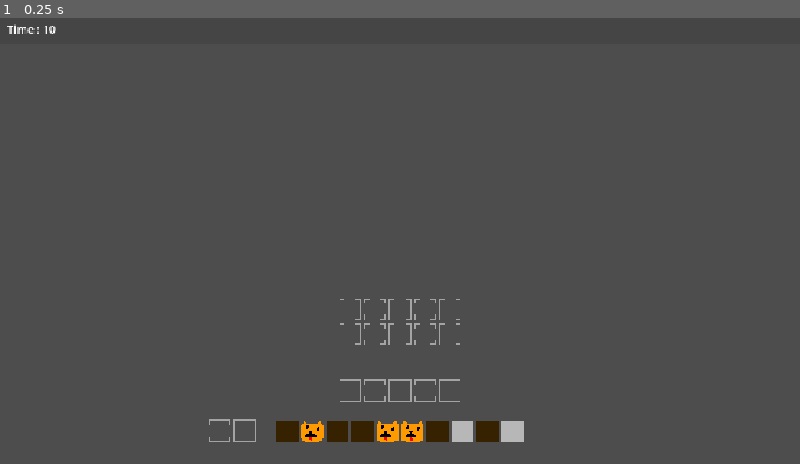
Above: before the commit, frame 1.
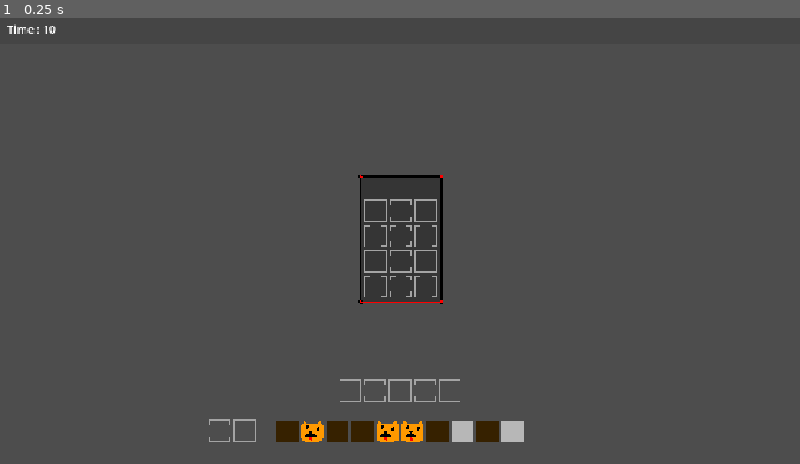
Above: after the commit, the same moment.

Repository: TobiHudi/Liberio
Game: Godot game, scene res://scenes/levels/main.tscn
Same seed, same stepped clock (60 frames per second), same inputs: the game is played once before the commit and once after it.
Inputs:
- Up to frame 1 (0.25 s): no input

The runs differ from the first frame. In frame 1, 0.7% of the frame differs, in the area x 42-58%, y 35-74%.

Commit message:
Animations and refining inventory system
Mehr Animationen wurden hinzugefuegt. Mehr Timer und eine Anzeige fuer das entleeren der shelves wurde kreiert.

Diff:
--- a/prototype-17082026/project.godot
+++ b/prototype-17082026/project.godot
@@ -18,11 +18,20 @@
 
 EventBus="*uid://clql50oxupkh6"
 GameManager="*uid://dnkxfcp664mrr"
+CheatScript="*uid://befbmafxc8gqh"
 
 [display]
 
 window/stretch/mode="canvas_items"
 window/stretch/aspect="expand"
+
+[input]
+
+cheat_button={
+"deadzone": 0.2,
+"events": [Object(InputEventKey,"resource_local_to_scene":false,"resource_name":"","device":-1,"window_id":0,"alt_pressed":false,"shift_pressed":false,"ctrl_pressed":false,"meta_pressed":false,"pressed":false,"keycode":0,"physical_keycode":67,"key_label":0,"unicode":99,"location":0,"echo":false,"script":null)
+]
+}
 
 [physics]
 
--- a/prototype-17082026/resources/scripts/game_objects/shelf.gd
+++ b/prototype-17082026/resources/scripts/game_objects/shelf.gd
@@ -3,16 +3,31 @@
 @export var allowed_item : String
 @export var bonus_time : float
 @export var penalty_time : float
+@export var clear_shelf_time : float
+
+var timer : Timer = Timer.new()
+var label : Label = Label.new()
 
 func _ready() -> void:
+
 	super._ready()
 	can_replace_item_slot = false
 	can_take_item_out_of_slot = false
 	for slot in slot_container.get_children():
 		if slot is TextureButton:
-			slot.button_down.connect(check_shelf_status.bind(slot))
+			slot.button_down.connect(check_shelf_status)
+	timer.one_shot = true
+	add_child(timer)
 
-func check_shelf_status(_slot : TextureButton) -> void:
+	label.horizontal_alignment = HORIZONTAL_ALIGNMENT_CENTER
+	slot_container.get_parent().add_child(label)
+	slot_container.get_parent().move_child(label, label.get_index() - 1)
+
+func _process(delta: float) -> void:
+	if !timer.is_stopped():
+		label.text = str("%.0f" % timer.time_left)
+
+func check_shelf_status() -> void:
 	#Implementiere Partikel Effekte für erfolgreiches platzieren von Slot.
 	var slots_filled : int = 0
 	for shelf_slot in slot_container.get_children():
@@ -21,6 +36,16 @@
 			#print_debug(slots_filled)
 
 	if slots_filled == inventory_slots:
+
+		var tweeny_pop : Tween = create_tween()
+		tweeny_pop.set_loops()
+		tweeny_pop.tween_property(slot_container, "modulate", Color(1, 1, 1, 0), 0.2).set_ease(Tween.EASE_IN)
+		tweeny_pop.tween_property(slot_container, "modulate", Color(1, 1, 1, 1), 0.2).set_ease(Tween.EASE_OUT)
+
+		timer.start(clear_shelf_time)
+		await timer.timeout
+		label.text = ""
+		tweeny_pop.kill()
 		for shelf_slot in slot_container.get_children():
 			if shelf_slot is TextureButton:
 
--- /dev/null
+++ b/prototype-17082026/resources/scripts/player/cheat_script.gd
@@ -0,0 +1,6 @@
+extends Node
+
+func _input(event: InputEvent) -> void:
+	if event.is_action_pressed("cheat_button"):
+		GameManager.selected_item = "bubi"
+		EventBus.item_changed.emit()
--- a/prototype-17082026/scenes/game_objects/shelf.tscn
+++ b/prototype-17082026/scenes/game_objects/shelf.tscn
@@ -1,24 +1,62 @@
 [gd_scene format=3 uid="uid://cgtxf62ms35px"]
 
 [ext_resource type="Script" uid="uid://ephmtd5bhh61" path="res://resources/scripts/game_objects/shelf.gd" id="1_qyujd"]
+[ext_resource type="Texture2D" uid="uid://buvre36ak84i0" path="res://assets/textures/debug/debug_border.png" id="2_e1orj"]
 
-[node name="Shelf" type="Control" unique_id=1680512811 node_paths=PackedStringArray("slot_container")]
+[sub_resource type="StyleBoxEmpty" id="StyleBoxEmpty_e1orj"]
+
+[node name="Shelf" type="Control" unique_id=1567865377 node_paths=PackedStringArray("slot_container")]
 layout_mode = 3
 anchors_preset = 8
 anchor_left = 0.5
 anchor_top = 0.5
 anchor_right = 0.5
 anchor_bottom = 0.5
+offset_left = -0.5
+offset_top = -13.5
+offset_right = 0.5
+offset_bottom = 13.5
 grow_horizontal = 2
 grow_vertical = 2
 script = ExtResource("1_qyujd")
-slot_container = NodePath("GridContainer")
+slot_container = NodePath("Panel/MarginContainer/VBoxContainer/GridContainer")
 
-[node name="GridContainer" type="GridContainer" parent="." unique_id=1801501143]
+[node name="Panel" type="PanelContainer" parent="." unique_id=440837617]
 layout_mode = 1
-anchors_preset = 15
-anchor_right = 1.0
-anchor_bottom = 1.0
+anchors_preset = 8
+anchor_left = 0.5
+anchor_top = 0.5
+anchor_right = 0.5
+anchor_bottom = 0.5
+offset_left = -20.0
+offset_top = -23.5
+offset_right = 20.0
+offset_bottom = 23.5
 grow_horizontal = 2
 grow_vertical = 2
-columns = 5
+theme_override_styles/panel = SubResource("StyleBoxEmpty_e1orj")
+
+[node name="NinePatchRect" type="NinePatchRect" parent="Panel" unique_id=1460978665]
+layout_mode = 2
+texture = ExtResource("2_e1orj")
+region_rect = Rect2(1, 2, 29, 28)
+patch_margin_left = 7
+patch_margin_top = 7
+patch_margin_right = 7
+patch_margin_bottom = 7
+axis_stretch_horizontal = 1
+axis_stretch_vertical = 1
+
+[node name="MarginContainer" type="MarginContainer" parent="Panel" unique_id=1048120334]
+layout_mode = 2
+theme_override_constants/margin_left = 10
+theme_override_constants/margin_top = 10
+theme_override_constants/margin_right = 10
+theme_override_constants/margin_bottom = 10
+
+[node name="VBoxContainer" type="VBoxContainer" parent="Panel/MarginContainer" unique_id=1841304368]
+layout_mode = 2
+
+[node name="GridContainer" type="GridContainer" parent="Panel/MarginContainer/VBoxContainer" unique_id=1801501143]
+layout_mode = 2
+columns = 3
--- a/prototype-17082026/scenes/levels/main.tscn
+++ b/prototype-17082026/scenes/levels/main.tscn
@@ -25,12 +25,13 @@
 
 [node name="Shelf" parent="." unique_id=934612129 instance=ExtResource("1_2vj2h")]
 layout_mode = 1
-offset_top = 119.0
-offset_bottom = 119.0
+offset_top = 0.0
+offset_bottom = 0.0
 allowed_item = "bubi"
 bonus_time = 10.0
 penalty_time = 1.0
-inventory_slots = 10
+clear_shelf_time = 10.0
+inventory_slots = 12
 
 [node name="Hand" parent="." unique_id=713864274 instance=ExtResource("3_y0acb")]
 layout_mode = 1
Binary file added: prototype-17082026/assets/textures/debug/debug_border.png
Not shown, added: prototype-17082026/assets/textures/debug/debug_border.png.import
Not shown, added: prototype-17082026/resources/scripts/player/cheat_script.gd.uid
